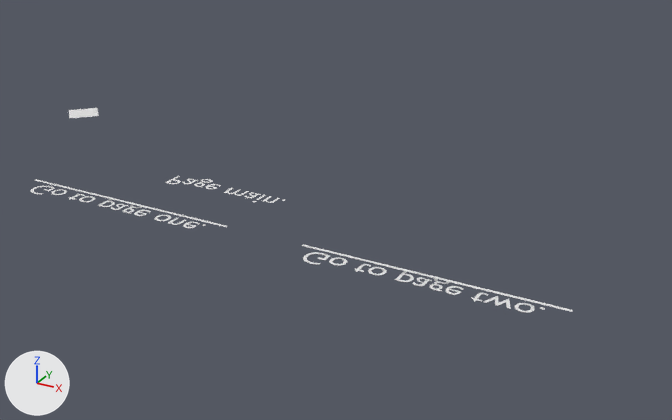
The Blender file addons.blend: old version first, new version second.
The view is the same before and after, from a camera (50 mm lens) standing at (23.18, -23.52, 11.16) and looking at (10.19, 0.09, -0.65). Every picture has the same lights, and +X, +Y and +Z are marked at lower left.

The first picture shows 'Go to page one..002', 'Go to page one..003', 'Go to page two..002', 'Go to page two..003', 'Page main.', 'mouse'.
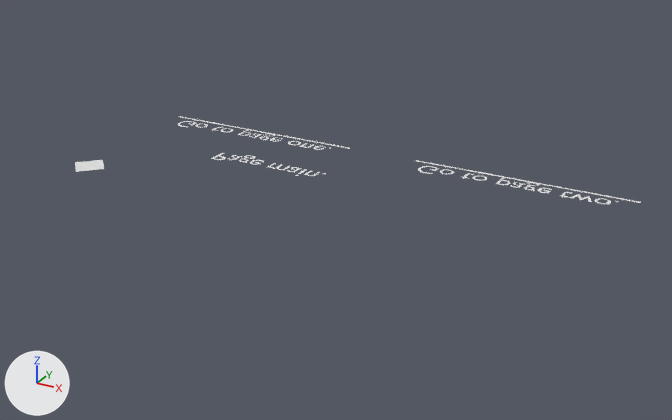
Location of each change, (x1, y1, x2, y2) in pixels of the pictures (672 x 420 px):
'Go to page two..003', moved: before (303, 252, 545, 313); after (418, 166, 618, 204)
'Go to page two..002', moved: before (302, 244, 572, 312); after (415, 160, 641, 203)
'Go to page one..003', moved: before (31, 186, 206, 228); after (178, 121, 331, 150)
'Page main.', moved: before (165, 176, 286, 203); after (211, 153, 326, 176)
'mouse', moved: before (69, 108, 99, 118); after (75, 160, 104, 172)
'Go to page one..002', moved: before (35, 179, 227, 227); after (179, 116, 350, 149)

What changed in the scene script:
```text
Change ob_mouse:
    ob_mouse.location: (0.0, 0.0, 1.0) -> (0.0, 0.0, -1.0)
Change ob_go_to_page_one__002:
    ob_go_to_page_one__002.location: (5.0, -3.75, 0.0) -> (5.0, 3.75, 0.0)
Change ob_go_to_page_two__002:
    ob_go_to_page_two__002.location: (15.0, -3.75, 0.0) -> (15.0, 3.75, 0.0)
Change ob_page_main:
    ob_page_main.location: (5.0, -1.25, 0.0) -> (5.0, 1.25, 0.0)
```
